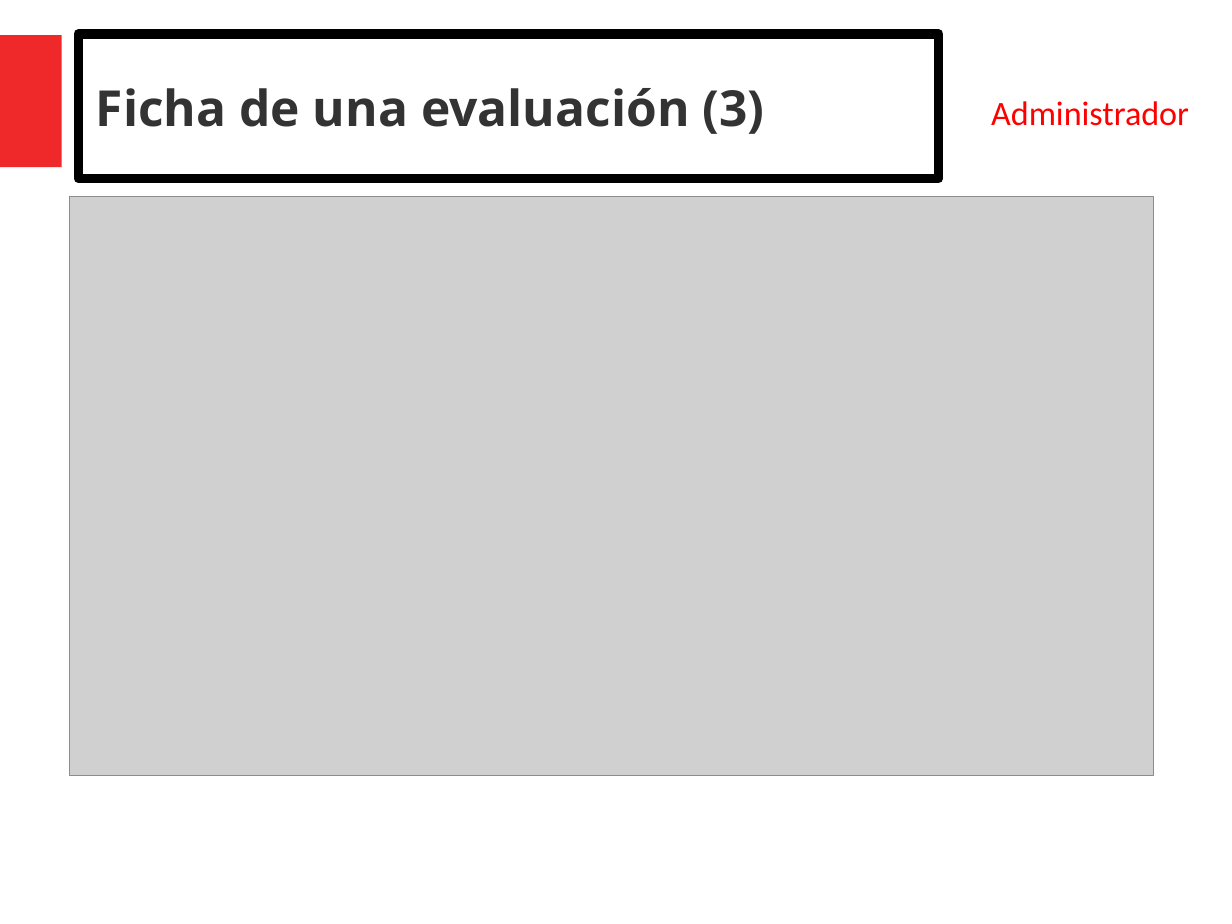
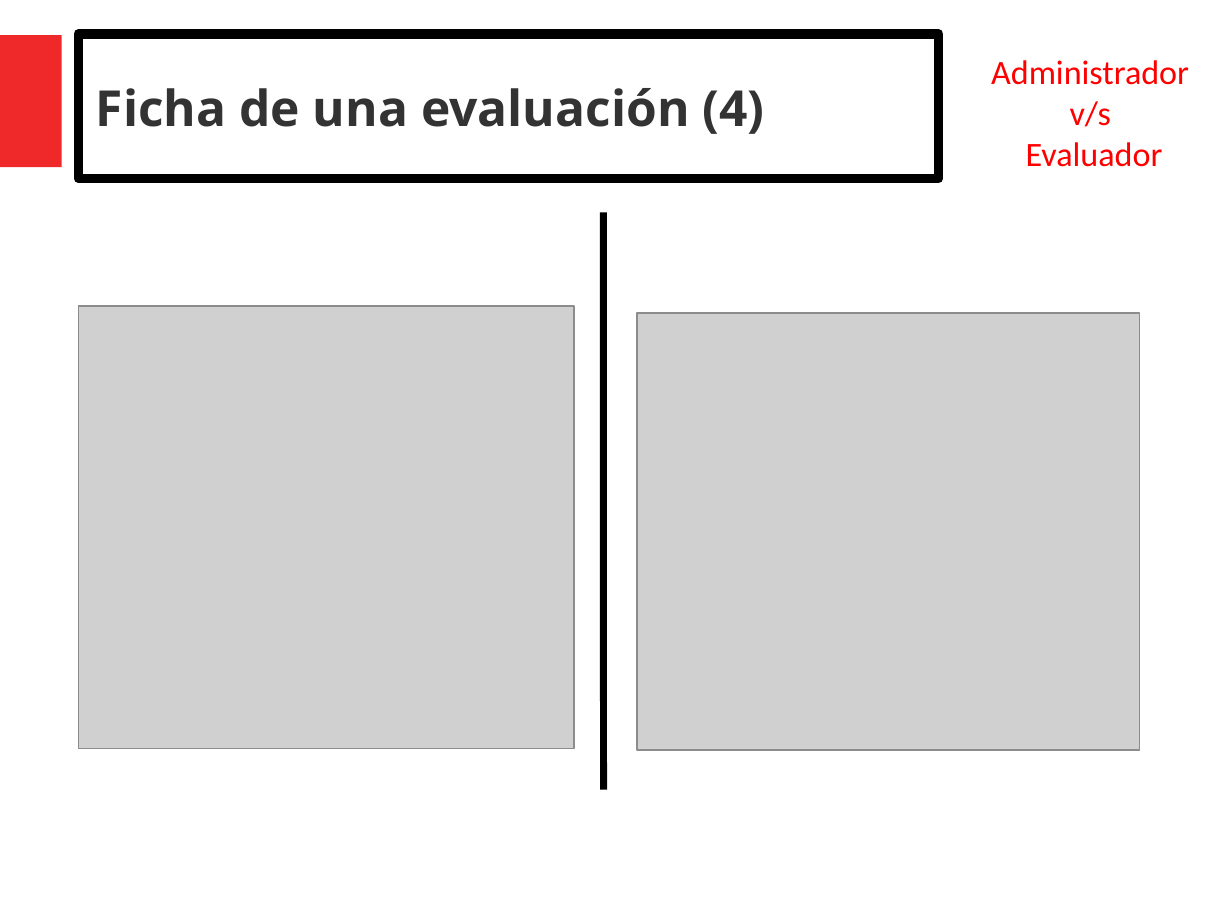
Before and after one commit to DCC-CC4401/2019-1-Grupo-13, a slide deck: slide 8 of presentaciones/presentacion-tarea2/presentacion.pptx. Drawn at 1232x924 pixels with LibreOffice and Linux fonts; fonts in the diff are those of the drawing; grey boxes stand for pictures. Boxes give left, top, right and bottom in pixels: in the first picture for what was removed or moved away, otherwise in the second. Text is boxed around its words. In the diff, an @@ line names an element or a change of style, - is before the commit and + after.

Commit message:
screenshots y presentacion tarea2

```diff
--- a/presentaciones/presentacion-tarea2/presentacion.pptx
+++ b/presentaciones/presentacion-tarea2/presentacion.pptx
@@ text in rectangle at [96, 88, 765, 134]: text changed @@
-Ficha de una evaluación (3)
+Ficha de una evaluación (4)
@@ text at [1026, 101, 1163, 167]: paragraphs added @@
+v/s
+Evaluador
@@ picture removed at [69, 197, 1154, 776] @@
@@ line added from (604, 212) to (604, 789), #000000 4.51 pt @@
@@ picture added at [78, 306, 575, 749] @@
@@ picture added at [637, 313, 1140, 750] @@
```
Also in this commit, not shown: 9 other slides changed, 1 slide removed, 24 other files.
